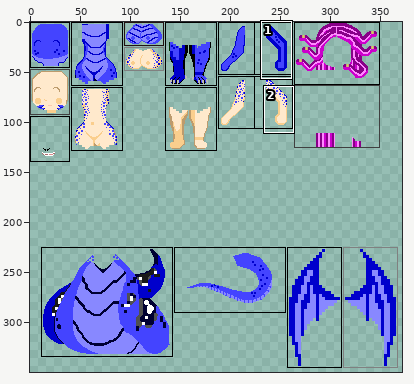
Sprite sheet -- cocspred/res/charview/scales.png. Above, an overview of the earlier version with the close-up marked.
Close-up. Old version:
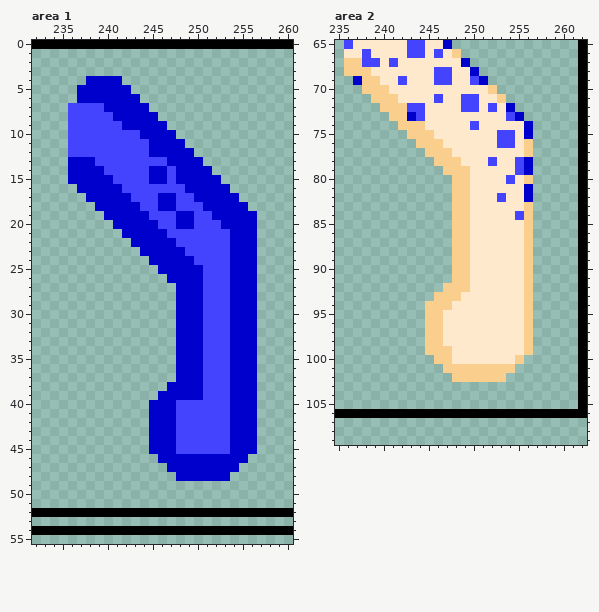
The file is 400x400 pixels. Pixels under 10% opacity are left out. Colours within 5 levels of each other are drawn and written as one. Shown: area 1: x 232..260, y 0..55; area 2: x 235..262, y 65..109. The wide view leaves out empty margins.
And afterwards:
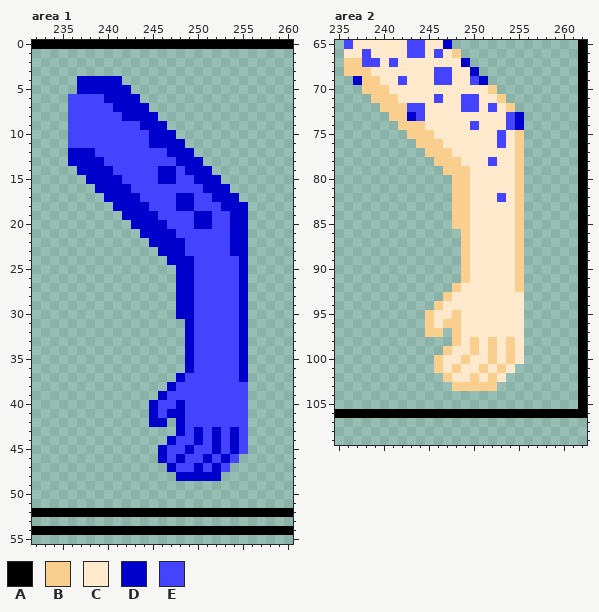
Palette (. is transparent): A #000000  B #face8d  C #ffe9cc  D #0000cc  E #4444ff
From old to new:
Changed rows in their new state; - is an unchanged pixel.
Area 1:
first column x 236:
 4 -D-------------------
 6 EEEE-----------------
 7 ----E----------------
 8 -----E---------------
 9 ------EE-------------
10 --------E------------
12 DDD------EE----------
13 ---D-------E---------
14 .---D----E-DE--------
15 ..---D---E-DEE-------
16 -..---D------EE------
17 --..---D--EEDDEE-----
18 ---..---D-EEDD-EE----
19 ----..---D--EEDDEE--.
20 -----..---D-EEDD-E--.
21 ------..---D--------.
22 -------..---D-------.
23 --------..----------.
24 ---------..-------E-.
25 ----------..--E---E-.
26 -----------.--E---E-.
27 --------------E---E-.
28 --------------E---E-.
29 --------------E---E-.
30 --------------E---E-.
31 ------------.-E---E-.
32 ------------.-E---E-.
33 ------------.-E---E-.
34 ------------.-E---E-.
35 ------------.-E---E-.
36 ------------.-E---E-.
37 -------------EE---E-.
38 ------------EEE---EE.
39 -----------EEEE---EE.
40 ----------EED-----EE.
41 ----------E-D-----EE.
42 -----------.D-----EE.
43 ---------...D-D-D--E.
44 ---------..---D-D--E.
45 ---------.-E-D--D--E.
46 -----------E-EE-E-E.-
47 ------------EE-E-E.--
48 -----------------.---
Area 2:
first column x 245:
 72 ---------B--
 74 ---------ED.
 75 ---------CB.
 76 ---------CB.
 77 ----------B.
 78 ----------B.
 79 ----------B.
 80 ---------CB.
 81 ----------B.
 82 ----------B.
 83 ----------B.
 84 ----------B.
 85 ----------B.
 86 ---.------B.
 87 ---.------B.
 88 ---.------B.
 89 ---.------B.
 90 ---.------B.
 91 ---.------B.
 92 --.-C-----B.
 93 -.-C-------.
 94 .-C--------.
 95 -C-B-------.
 96 -CBB-------.
 97 --.B-------.
 98 ...B-B-B-B-.
 99 ..---B-B-B-.
100 --C-B--B-BC-
101 -BC-CC-C-C--
102 --BCC-C-C---
103 ---BBBBB----
